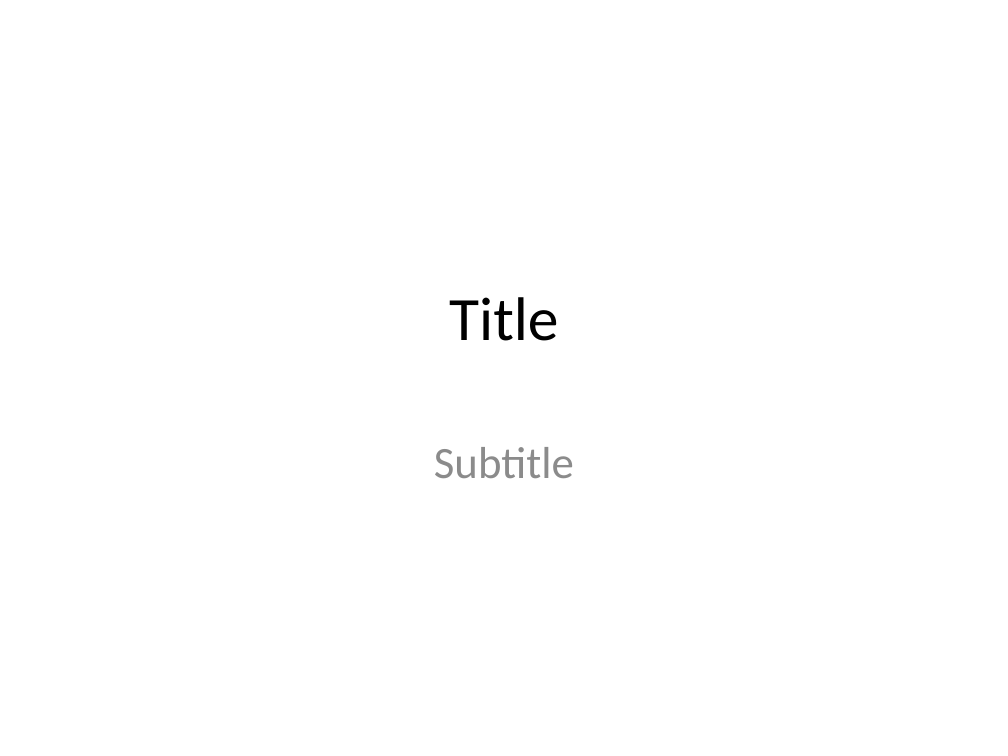
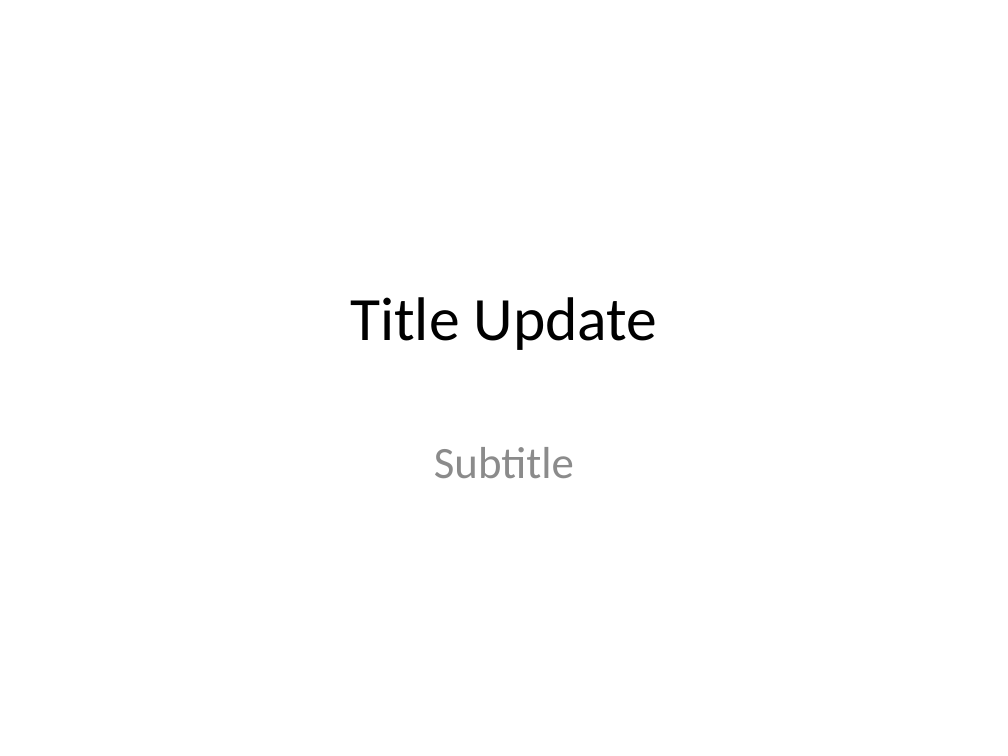
Before and after one commit to MeticulonTraining5/Trevor1, a slide deck: slide 1 of File4.pptx. Drawn at 1008x756 pixels with LibreOffice and Linux fonts; fonts in the diff are those of the drawing. Boxes give left, top, right and bottom in pixels: in the first picture for what was removed or moved away, otherwise in the second. Text is boxed around its words. In the diff, an @@ line names an element or a change of style, - is before the commit and + after.

Commit message:
Added info

```diff
--- a/File4.pptx
+++ b/File4.pptx
@@ title at (350,297,658,350): text changed @@
-Title
+Title Update
```
